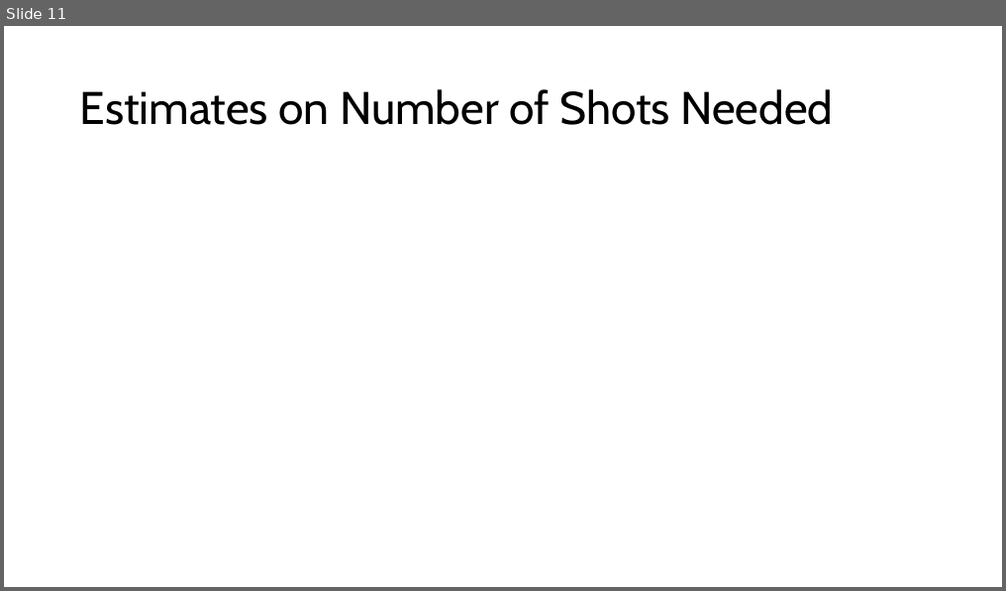
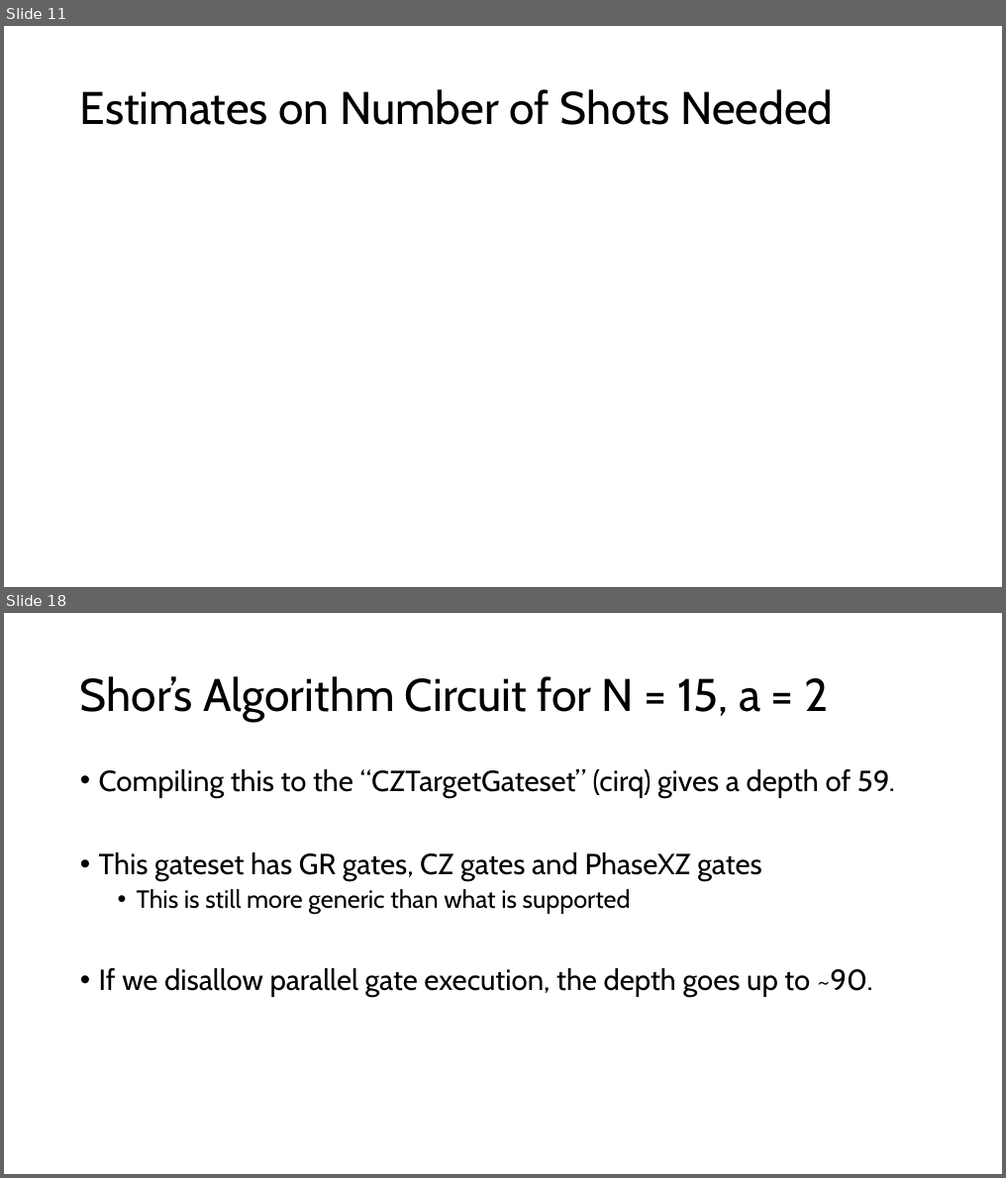
Before and after one commit to Baker-Group-UT/iceberg-compiler, a slide deck: direction.pptx. Shown one above the other, each under a label of ours: slide 11 before the commit, slides 11 and 18 after it; the slides between them are not shown. The pictures are 1006x591 and 1006x1178 pixels, drawn with LibreOffice and Linux fonts; fonts in the diff are those of the drawing; grey boxes stand for pictures. Boxes give left, top, right and bottom in pixels: in the first picture for what was removed or moved away, otherwise in the second. Text is boxed around its words. In the diff, an @@ line names an element or a change of style, - is before the commit and + after.

```diff
--- a/direction.pptx
+++ b/direction.pptx
@@ slide 18 added at (4, 613, 1002, 1174), background #FFFFFF @@
@@ title added at (80, 676, 828, 722), 44 pt, text #000000 @@
+Shor’s Algorithm Circuit for N = 15, a = 2
@@ text added at (99, 769, 895, 997), 28 pt, text #000000 @@
+• Compiling this to the “CZTargetGateset” (cirq) gives a depth of 59.
+• This gateset has GR gates, CZ gates and PhaseXZ gates
+  • This is still more generic than what is supported
+• If we disallow parallel gate execution, the depth goes up to ~90.
```
Also in this commit, not shown: 10 other slides added, 3 other files.
